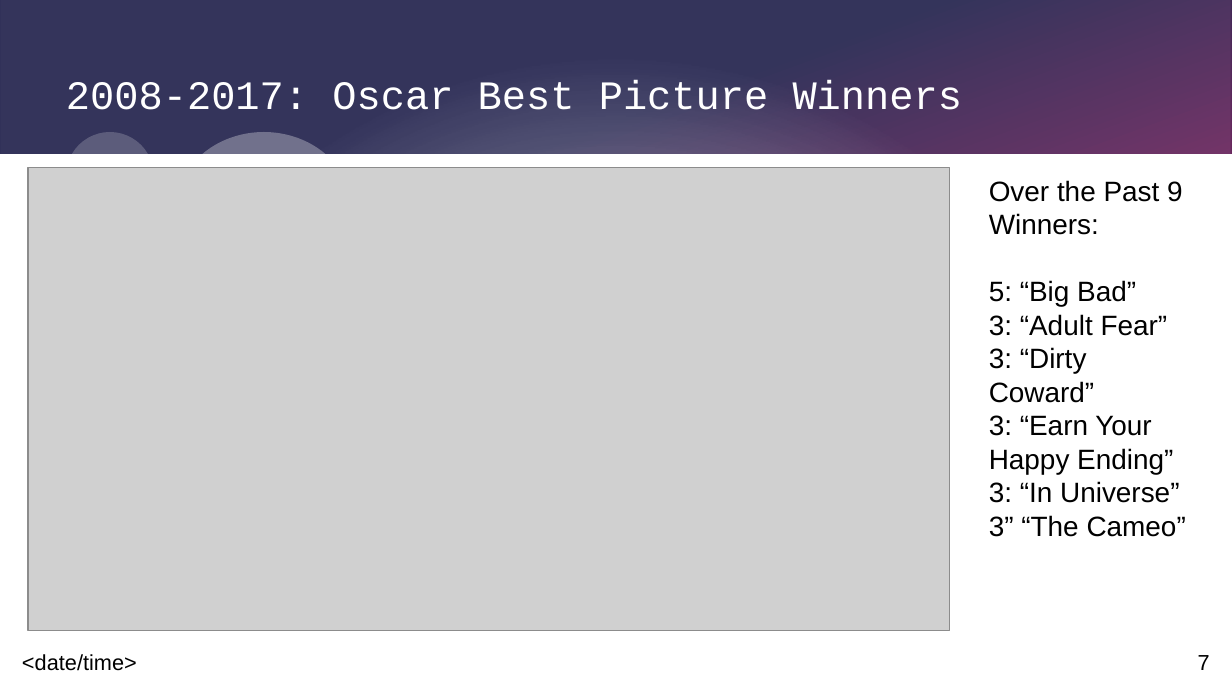
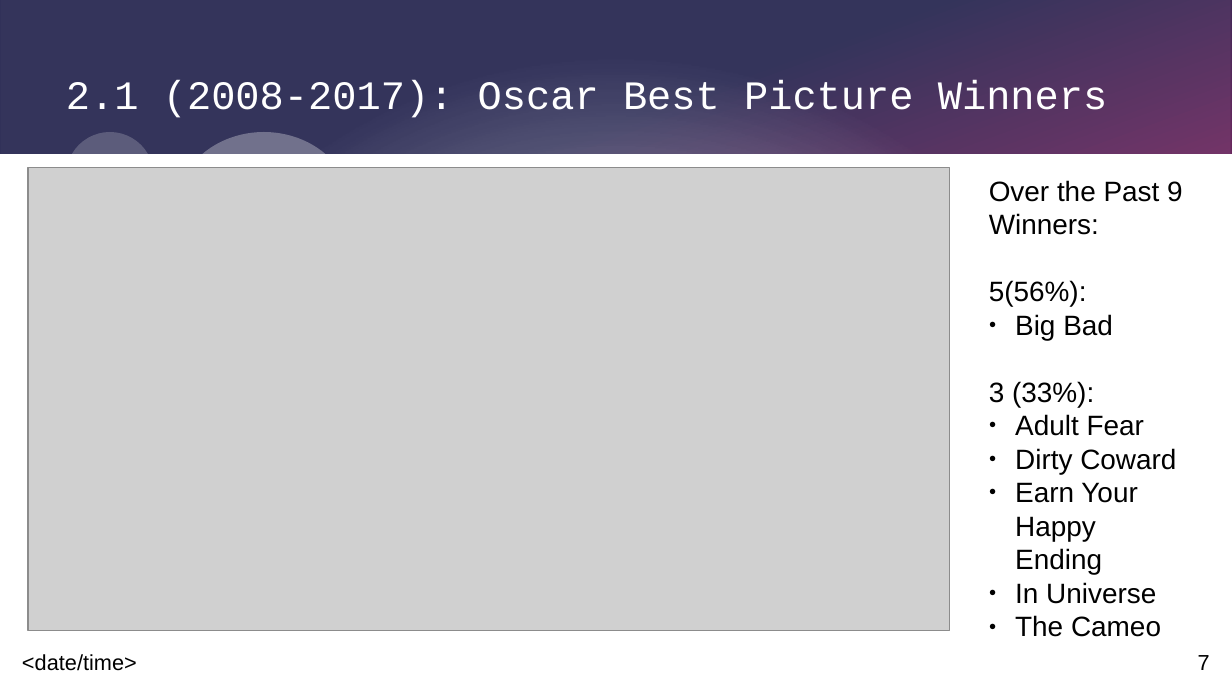
Before and after one commit to SacredFisher/Python_Project, a slide deck: slide 7 of SrikarP_FilmProject.pptx. Drawn at 1232x693 pixels with LibreOffice and Linux fonts; fonts in the diff are those of the drawing; grey boxes stand for pictures. Boxes give left, top, right and bottom in pixels: in the first picture for what was removed or moved away, otherwise in the second. Text is boxed around its words. In the diff, an @@ line names an element or a change of style, - is before the commit and + after.

```diff
--- a/SrikarP_FilmProject.pptx
+++ b/SrikarP_FilmProject.pptx
@@ title at (66, 80, 1108, 118): text changed @@
-2008-2017: Oscar Best Picture Winners
+2.1 (2008-2017): Oscar Best Picture Winners
@@ text at (989, 280, 1176, 604): text changed @@
-5: “Big Bad”
-3: “Adult Fear”
-3: “Dirty Coward”
-3: “Earn Your Happy Ending”
-3: “In Universe”
-3” “The Cameo”
+5(56%):
+● Big Bad
+3 (33%):
+● Adult Fear
+● Dirty Coward
+● Earn Your Happy Ending
+● In Universe
+● The Cameo
```
Also in this commit, not shown: 10 other slides changed, 1 slide added, 1 slide removed, 1 other file.
